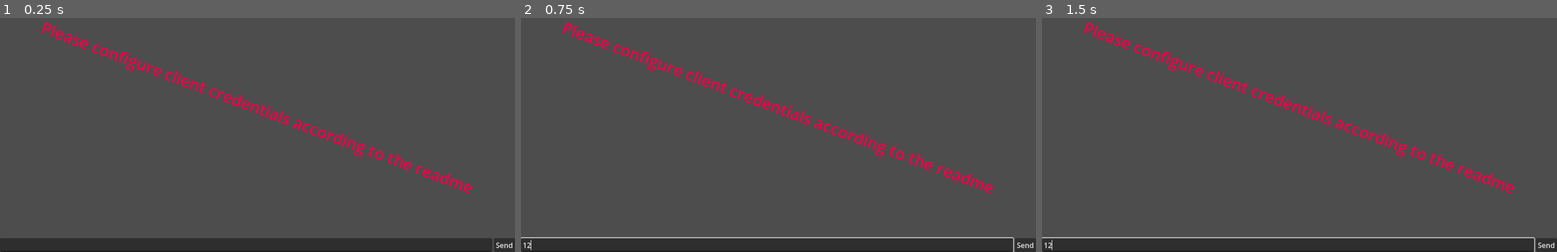
Above: before the commit, frames 1-3 (left to right).
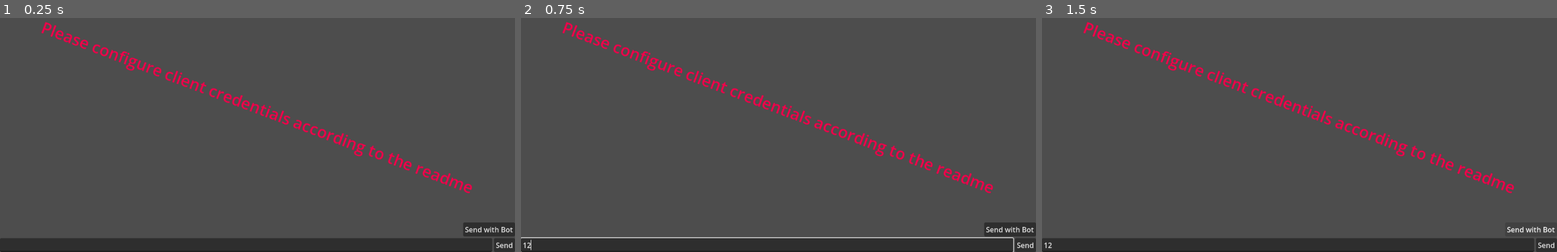
Above: after the commit, the same moments.

Repository: kanimaru/twitcher
Game: Godot game, scene res://example/chat/eventsub_chat.tscn
Same seed, same stepped clock (60 frames per second), same inputs: the game is played once before the commit and once after it.
Inputs (mouse positions are in pixels of both pictures, inside the frame that each line leads up to):
- Up to frame 1 (0.25 s): no input
- Up to frame 2 (0.75 s): click (768, 244) at 0.52 s; type "12" at 0.6 s
- Up to frame 3 (1.5 s): click (1531, 228) at 1.25 s, where only the run after the commit has a clickable "Send with Bot"

The runs differ from the first frame. In frame 1, 0.6% of the frame differs, in the area x 89-100%, y 87-94%; in frame 2, 0.6%; in frame 3, 0.7%, in the area x 0-100%, y 89-100%.

Commit message:
fix: issue with Eventsub Chat

Diff:
--- a/example/chat/eventsub_chat.tscn
+++ b/example/chat/eventsub_chat.tscn
@@ -16,14 +16,35 @@
 [ext_resource type="Script" uid="uid://d4lyup0vy1wtu" path="res://addons/twitcher/media/twitch_media_loader.gd" id="11_aprrr"]
 [ext_resource type="Script" uid="uid://ddwa0dm0qhc3s" path="res://addons/twitcher/media/native_image_transformer.gd" id="14_jftlh"]
 [ext_resource type="Script" uid="uid://dcq1bvfrqimqq" path="res://addons/twitcher/chat/twitch_chat.gd" id="15_jftlh"]
+[ext_resource type="Script" uid="uid://bf3mvh373suhc" path="res://addons/twitcher/chat/twitch_bot.gd" id="15_pbrhu"]
+[ext_resource type="Resource" uid="uid://c4scwuk8q0r40" path="res://addons/twitcher/lib/oOuch/default_key_provider.tres" id="16_dvnvn"]
+[ext_resource type="Script" uid="uid://b52xp7c23ucfk" path="res://addons/twitcher/lib/oOuch/oauth_token.gd" id="17_04pvb"]
 [ext_resource type="Script" uid="uid://ch0rxi1ogjx3q" path="res://addons/twitcher/chat/twitch_command_help.gd" id="18_vxv1r"]
+[ext_resource type="Script" uid="uid://dcrliedgr6eol" path="res://addons/twitcher/lib/oOuch/crypto_key_provider.gd" id="19_y6r6o"]
+[ext_resource type="Script" uid="uid://00xbijwpi8xa" path="res://addons/twitcher/lib/oOuch/oauth_setting.gd" id="20_axcmk"]
+[ext_resource type="Resource" uid="uid://b8735fmqjt8up" path="res://addons/twitcher/chat/twitch_bot_scopes.tres" id="21_33yhv"]
 
 [sub_resource type="Resource" id="Resource_rohya"]
 script = ExtResource("14_jftlh")
-fallback_texture = ExtResource("10_1iusd")
 metadata/_custom_type_script = "uid://ddwa0dm0qhc3s"
 
-[node name="Chat" type="Control"]
+[sub_resource type="Resource" id="Resource_ckg27"]
+script = ExtResource("17_04pvb")
+_identifier = "Bot-Token"
+
+[sub_resource type="Resource" id="Resource_ss7yp"]
+script = ExtResource("19_y6r6o")
+
+[sub_resource type="Resource" id="Resource_2xldo"]
+script = ExtResource("20_axcmk")
+token_url = "https://id.twitch.tv/oauth2/token"
+authorization_url = "https://id.twitch.tv/oauth2/authorize"
+device_authorization_url = "https://id.twitch.tv/oauth2/device"
+cache_file = "user://auth.conf"
+authorization_flow = 3
+_encryption_key_provider = SubResource("Resource_ss7yp")
+
+[node name="Chat" type="Control" unique_id=1713418221]
 layout_mode = 3
 anchors_preset = 15
 anchor_right = 1.0
@@ -32,47 +53,46 @@
 grow_vertical = 2
 script = ExtResource("1_pvhqt")
 
-[node name="TwitchService" type="Node" parent="."]
+[node name="TwitchService" type="Node" parent="." unique_id=428253047]
 unique_name_in_owner = true
 script = ExtResource("2_vxv1r")
 oauth_setting = ExtResource("3_jftlh")
 scopes = ExtResource("4_wpyv0")
-token = ExtResource("5_jftlh")
+token = ExtResource("5_pbrhu")
 
-[node name="Auth" type="Node" parent="TwitchService"]
+[node name="Auth" type="Node" parent="TwitchService" unique_id=1685220471]
 script = ExtResource("6_2pnhe")
 oauth_setting = ExtResource("3_jftlh")
-token = ExtResource("5_jftlh")
+token = ExtResource("5_pbrhu")
 scopes = ExtResource("4_wpyv0")
 
-[node name="OAuth" type="Node" parent="TwitchService/Auth" node_paths=PackedStringArray("token_handler")]
+[node name="OAuth" type="Node" parent="TwitchService/Auth" unique_id=355833066 node_paths=PackedStringArray("token_handler")]
 script = ExtResource("7_y0pkj")
 oauth_setting = ExtResource("3_jftlh")
 scopes = ExtResource("4_wpyv0")
 token_handler = NodePath("../TokenHandler")
 
-[node name="TokenHandler" type="Node" parent="TwitchService/Auth"]
+[node name="TokenHandler" type="Node" parent="TwitchService/Auth" unique_id=533958443]
 script = ExtResource("8_tvr5c")
 oauth_setting = ExtResource("3_jftlh")
-token = ExtResource("5_jftlh")
+token = ExtResource("5_pbrhu")
 
-[node name="EventSub" type="Node" parent="TwitchService" node_paths=PackedStringArray("api")]
+[node name="EventSub" type="Node" parent="TwitchService" unique_id=1545628589 node_paths=PackedStringArray("api")]
 script = ExtResource("9_rohya")
 api = NodePath("../API")
-scopes = ExtResource("4_wpyv0")
 
-[node name="API" type="Node" parent="TwitchService"]
+[node name="API" type="Node" parent="TwitchService" unique_id=1968747878]
 script = ExtResource("9_otx6d")
-token = ExtResource("5_jftlh")
+token = ExtResource("5_pbrhu")
 oauth_setting = ExtResource("3_jftlh")
 
-[node name="MediaLoader" type="Node" parent="TwitchService" node_paths=PackedStringArray("api")]
+[node name="MediaLoader" type="Node" parent="TwitchService" unique_id=1591309385 node_paths=PackedStringArray("api")]
 unique_name_in_owner = true
 script = ExtResource("11_aprrr")
 api = NodePath("../API")
 image_transformer = SubResource("Resource_rohya")
 
-[node name="HelloCommand" type="Node" parent="TwitchService"]
+[node name="HelloCommand" type="Node" parent="TwitchService" unique_id=1917286312]
 unique_name_in_owner = true
 script = ExtResource("7_blt2c")
 command = "hello"
@@ -80,7 +100,7 @@
 global_cooldown = 10.0
 metadata/_custom_type_script = "uid://bmluckfvgm1c2"
 
-[node name="TwitchChat" type="Node" parent="." node_paths=PackedStringArray("media_loader", "eventsub", "api")]
+[node name="TwitchChat" type="Node" parent="." unique_id=33770585 node_paths=PackedStringArray("media_loader", "eventsub", "api")]
 unique_name_in_owner = true
 script = ExtResource("15_jftlh")
 media_loader = NodePath("../TwitchService/MediaLoader")
@@ -88,11 +108,55 @@
 api = NodePath("../TwitchService/API")
 subscribe_on_ready = false
 
-[node name="ChatView" parent="." instance=ExtResource("11_5c0by")]
+[node name="ChatView" parent="." unique_id=1557342884 instance=ExtResource("11_5c0by")]
 unique_name_in_owner = true
 layout_mode = 1
 
-[node name="TwitchCommandHelp" type="Node" parent="."]
+[node name="BotSend" type="Button" parent="ChatView" unique_id=1547259738]
+unique_name_in_owner = true
+layout_mode = 1
+anchors_preset = 3
+anchor_left = 1.0
+anchor_top = 1.0
+anchor_right = 1.0
+anchor_bottom = 1.0
+offset_left = -116.0
+offset_top = -66.02002
+offset_bottom = -35.02002
+grow_horizontal = 0
+grow_vertical = 0
+text = "Send with Bot"
+
+[node name="TwitchCommandHelp" type="Node" parent="." unique_id=1068178198]
 unique_name_in_owner = true
 script = ExtResource("18_vxv1r")
 metadata/_custom_type_script = "uid://ch0rxi1ogjx3q"
+
+[node name="TwitchBot" type="Node" parent="." unique_id=555269224]
+unique_name_in_owner = true
+script = ExtResource("15_pbrhu")
+oauth_setting = ExtResource("3_jftlh")
+bot_token = SubResource("Resource_ckg27")
+metadata/_custom_type_script = "uid://bf3mvh373suhc"
+
+[node name="BotApi" type="Node" parent="TwitchBot" unique_id=2079389825]
+script = ExtResource("9_otx6d")
+token = SubResource("Resource_ckg27")
+oauth_setting = SubResource("Resource_2xldo")
+
+[node name="BotAuth" type="Node" parent="TwitchBot" unique_id=225169434]
+script = ExtResource("6_2pnhe")
+oauth_setting = SubResource("Resource_2xldo")
+token = SubResource("Resource_ckg27")
+scopes = ExtResource("21_33yhv")
+
+[node name="OAuth" type="Node" parent="TwitchBot/BotAuth" unique_id=586844356 node_paths=PackedStringArray("token_handler")]
+script = ExtResource("7_y0pkj")
+oauth_setting = SubResource("Resource_2xldo")
+scopes = ExtResource("21_33yhv")
+token_handler = NodePath("../TokenHandler")
+
+[node name="TokenHandler" type="Node" parent="TwitchBot/BotAuth" unique_id=1445620425]
+script = ExtResource("8_tvr5c")
+oauth_setting = SubResource("Resource_2xldo")
+token = SubResource("Resource_ckg27")
Not shown: 1 places in example/chat/eventsub_chat.tscn that only renumber resources
